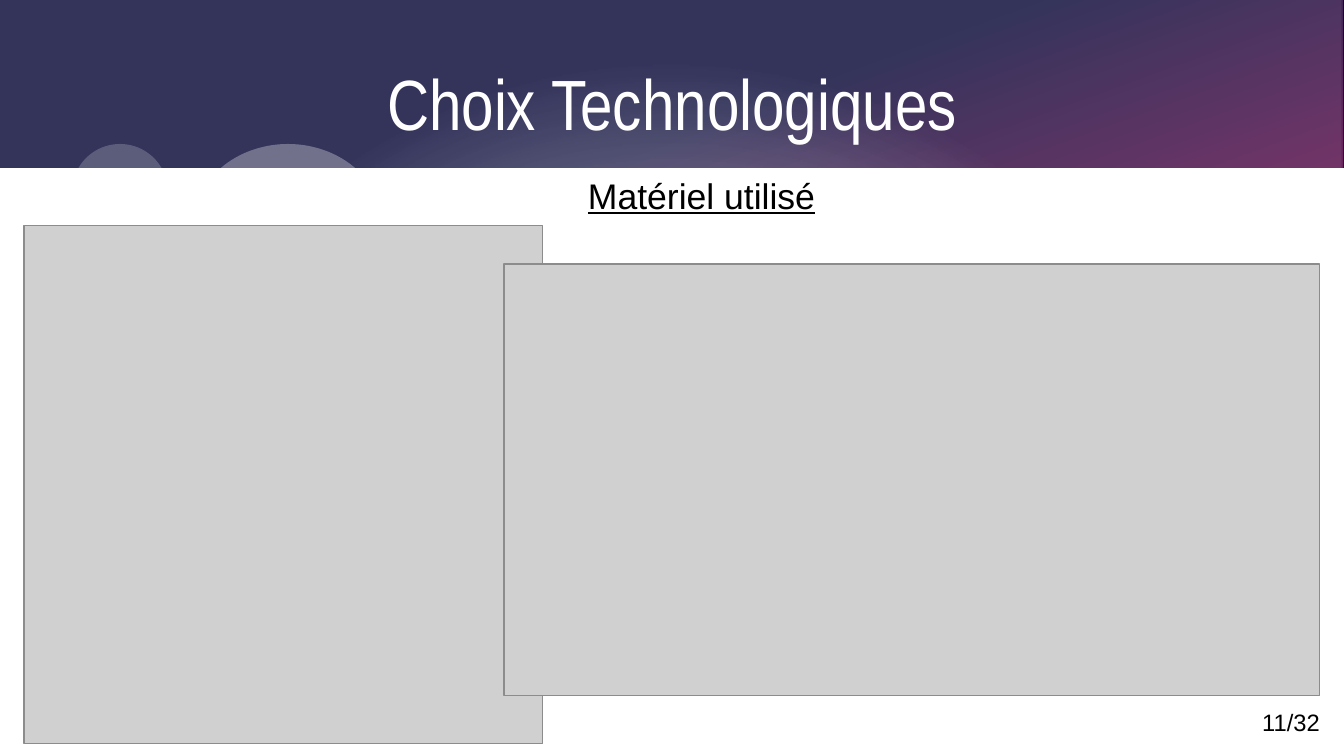
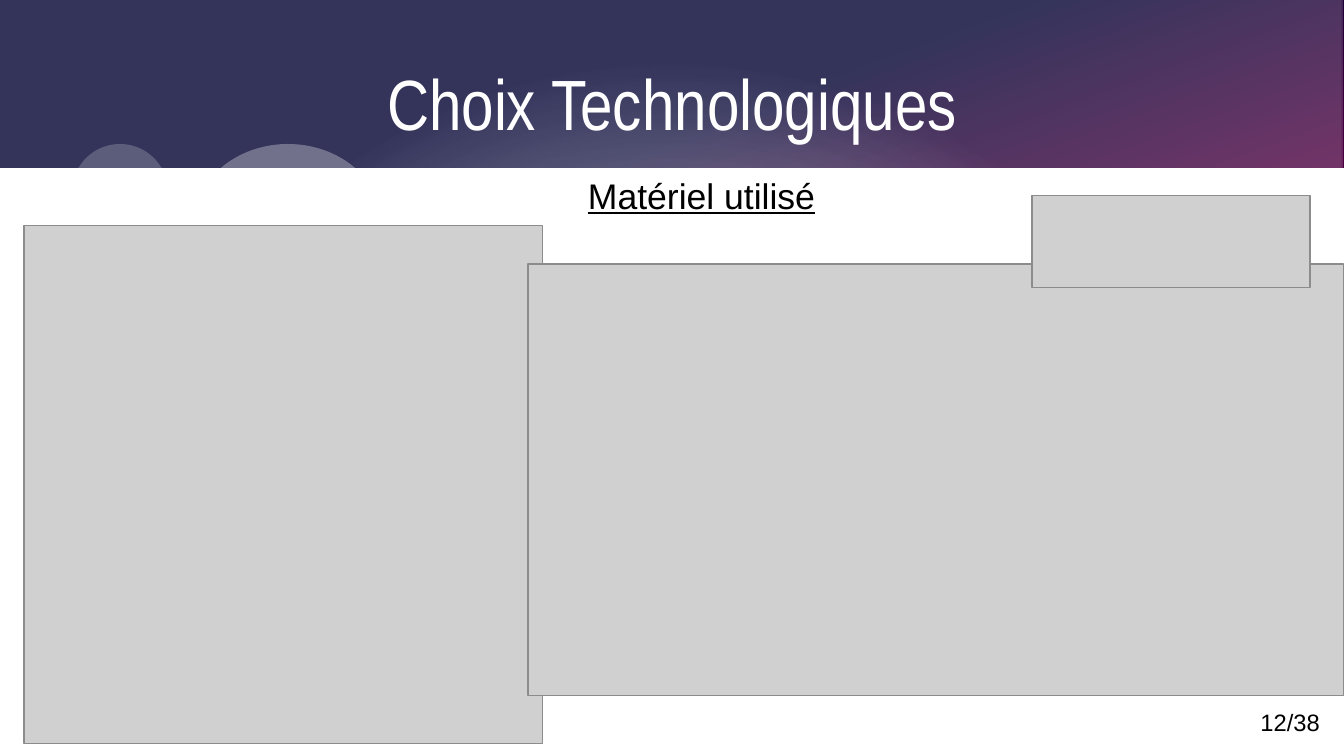
Before and after one commit to Corentinh2/PROJET_GESTIONNAIRE_DE_CHARGE, a slide deck: slide 12 of Revues/DiapoRevue3_VR.odp (slide 11 before the commit). Drawn at 1344x756 pixels with LibreOffice and Linux fonts; fonts in the diff are those of the drawing; grey boxes stand for pictures. Boxes give left, top, right and bottom in pixels: in the first picture for what was removed or moved away, otherwise in the second. Text is boxed around its words. In the diff, an @@ line names an element or a change of style, - is before the commit and + after.

```diff
--- a/Revues/DiapoRevue3_VR.odp
+++ b/Revues/DiapoRevue3_VR.odp
@@ picture added at [1032,195,1310,288] @@
@@ picture: place and size @@
-picture at [504,265,1320,696]
+picture at [528,265,1344,696]
@@ page number at [1260,713,1319,732]: text changed @@
-11/32
+12/38
```
Also in this commit, not shown: 12 other slides changed, 8 slides added, 2 slides removed, 33 other files.
